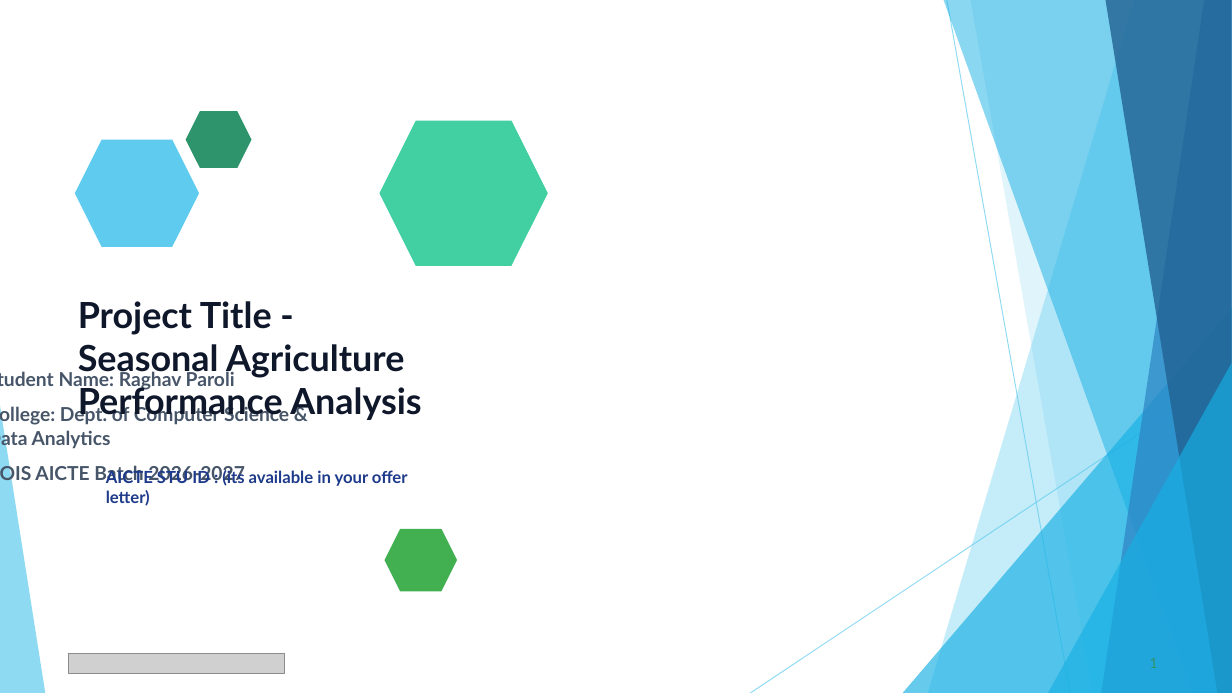
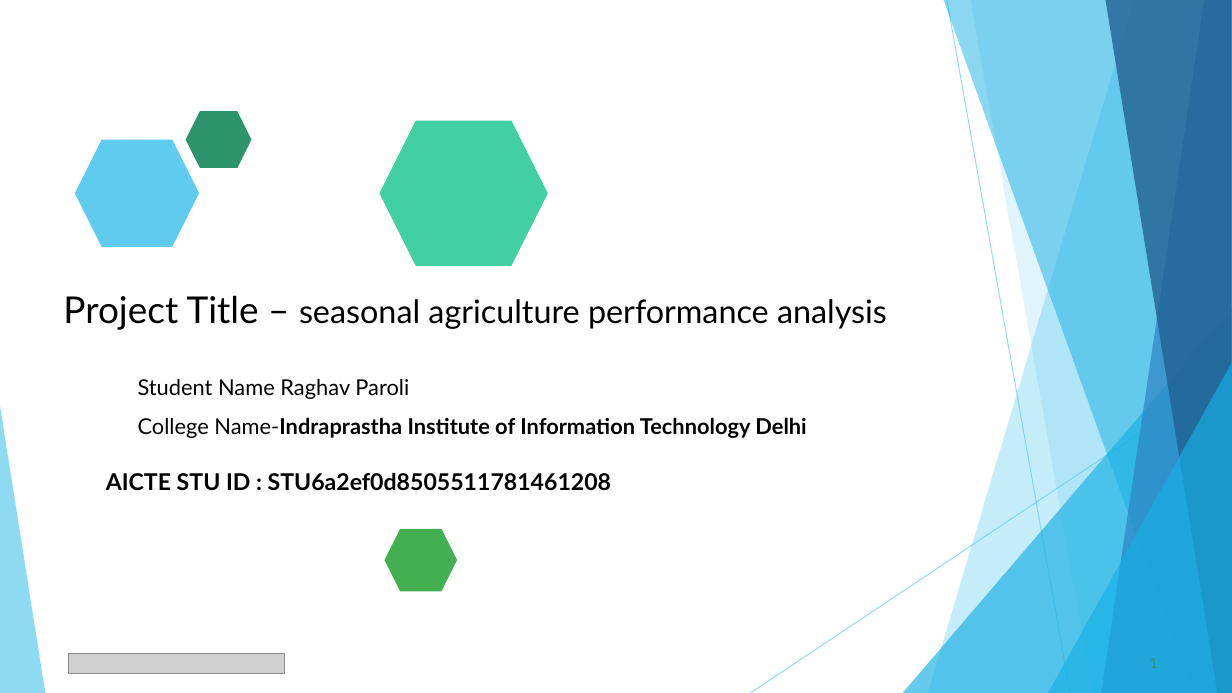
Before and after one commit to raghavparoli07-art/seasonal-agriculture-performance-analysis, a slide deck: slide 1 of presentation/Seasonal_Agriculture_Performance_Analysis.pptx. Drawn at 1232x693 pixels with LibreOffice and Linux fonts; fonts in the diff are those of the drawing; grey boxes stand for pictures. Boxes give left, top, right and bottom in pixels: in the first picture for what was removed or moved away, otherwise in the second. Text is boxed around its words. In the diff, an @@ line names an element or a change of style, - is before the commit and + after.

```diff
--- a/presentation/Seasonal_Agriculture_Performance_Analysis.pptx
+++ b/presentation/Seasonal_Agriculture_Performance_Analysis.pptx
@@ title at [63, 295, 887, 330]: text changed; size 28 to 25.2 pt; text colour #0F172A to #000000; bold off @@
-Project Title -
-Seasonal Agriculture Performance Analysis
+Project Title – seasonal agriculture performance analysis
@@ text at [138, 379, 806, 438]: text changed; size 15 to 17 pt; text colour #475569 to #000000 @@
-Student Name: Raghav Paroli
-College: Dept. of Computer Science & Data Analytics
-VOIS AICTE Batch 2026-2027
+Student Name Raghav Paroli
+College Name-Indraprastha Institute of Information Technology Delhi
@@ text at [106, 472, 611, 491]: text changed; size 13 to 18 pt; text colour #1E3A8A to #000000 @@
-AICTE STU ID : (its available in your offer letter)
+AICTE STU ID : STU6a2ef0d8505511781461208
```
Also in this commit, not shown: 10 other slides changed, 3 slides added, 3 slides removed.
